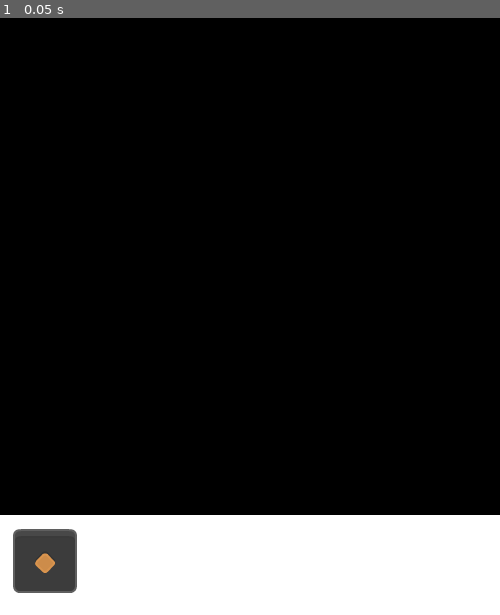
Above: before the commit, frame 1.
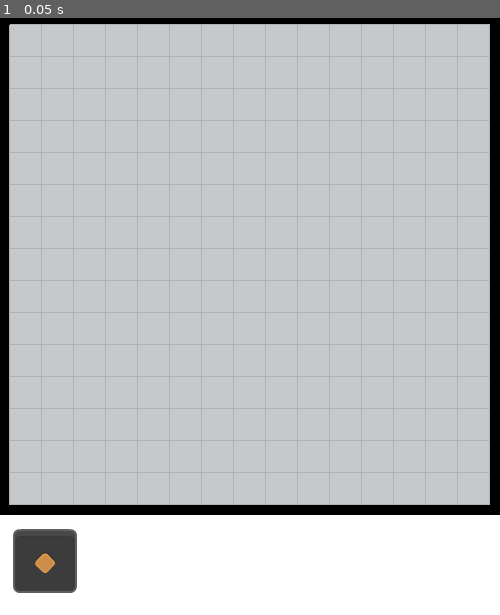
Above: after the commit, the same moment.

Repository: ricoapon/planet-cell
Game: Godot game, scene res://Scenes/menu.tscn
The game is run twice, just before and just after one commit, with the same random seed, the same clock (stepped at 60 frames per second) and the same inputs.
Inputs:
- Up to frame 1 (0.05 s): no input

The runs differ from the first frame. In frame 1, 78% of the frame differs, in the area x 1-98%, y 1-82%.
Error before the commit: Parse Error: Could not find base class "Block". (res://scenes/components/StartBlock.tscn::GDScript_e0ee3:1)

Commit message:
Update View

Diff:
--- a/Scenes/components/GridView.gd
+++ b/Scenes/components/GridView.gd
@@ -1,7 +1,6 @@
 extends Control
 
-@onready var BlockScene = preload("res://scenes/components/Block.tscn")
-@onready var StartBlockScene = preload("res://scenes/components/StartBlock.tscn")
+@onready var BlockScene = preload("res://scenes/components/blocks/BlockView.tscn")
 
 @export var width_in_pixels: int = 480
 @export var height_in_pixels: int = 480
@@ -10,7 +9,7 @@
 var height_in_cells = floor(float(height_in_pixels) / CELL_SIZE)
 const CELL_SIZE = 32
 
-var blocks = {}
+var grid = Grid.new(10, 10)
 
 func _ready():
 	# Make sure the grid is the size we need for drag and drop stuff.
@@ -28,45 +27,40 @@
 		var to = Vector2i(width_in_pixels, from.y)
 		draw_line(from, to, Color.html("#AEB2B5"))
 
-	place_block(Vector2i(2, 2))
-	place_block(Vector2i(2, 3))
-	place_block(Vector2i(5, 5))
-
-func place_block(pos: Vector2i):
-	var block = BlockScene.instantiate()
-	block.grid_pos = pos
-	block.grid_cell_size = CELL_SIZE
-	add_child(block)
-	blocks[pos] = block
-	block.connect("drag_start", on_start_block_drag)
-	block.z_index = 2
+func place_block(coordinate: Coordinate, block: AbstractBlock):
+	var block_scene = BlockScene.instantiate()
+	block_scene.init(coordinate, CELL_SIZE, block)
+	grid.setBlock(coordinate, block)
+	add_child(block_scene)
+	block_scene.connect("drag_start", on_start_block_drag)
+	block_scene.z_index = 2
 
 func _can_drop_data(_at_position, data):
-	return data == "BlockType:Basic"
+	return data is AbstractBlock
 
-func _drop_data(at_position, _data):
+func _drop_data(at_position, data):
 	var x = floor(float(at_position.x) / CELL_SIZE)
 	var y = floor(float(at_position.y) / CELL_SIZE)
-	place_block(Vector2i(x, y))
+	place_block(Coordinate.new(x, y), data)
 
 
-var start_drag_grid_position = null
+var start_drag_coordinate = null
 
-func on_start_block_drag(grid_position: Vector2i):
-	start_drag_grid_position = grid_position
+func on_start_block_drag(coordinate: Coordinate):
+	start_drag_coordinate = coordinate
 
-func _input(event):
-	# If dragging:
-	if start_drag_grid_position != null and event is InputEventMouseButton and not event.pressed and event.button_index == MOUSE_BUTTON_LEFT:
-		var mouse_pos = get_global_mouse_position()
-
-		# Find block under mouse
-		for pos in blocks.keys():
-			var block = blocks[pos]
-			if block.get_global_rect().has_point(mouse_pos):
-				add_line(start_drag_grid_position, pos)
-				break
-		start_drag_grid_position = null
+#func _input(event):
+	## If dragging:
+	#if start_drag_grid_position != null and event is InputEventMouseButton and not event.pressed and event.button_index == MOUSE_BUTTON_LEFT:
+		#var mouse_pos = get_global_mouse_position()
+#
+		## Find block under mouse
+		#for pos in blocks.keys():
+			#var block = blocks[pos]
+			#if block.get_global_rect().has_point(mouse_pos):
+				#add_line(start_drag_grid_position, pos)
+				#break
+		#start_drag_grid_position = null
 
 func add_line(from_grid_pos: Vector2i, to_grid_pos: Vector2i):
 	var line = Line2D.new()
--- /dev/null
+++ b/Scenes/components/blocks/BlockTextures.gd
@@ -0,0 +1,14 @@
+class_name BlockTextures
+
+static var BLOCK_TEXTURE: Dictionary = {
+	StarterBlock: preload("res://assets/blocks/environment_04.png"),
+	OutputBlock: preload("res://assets/blocks/environment_01.png"),
+	SplitBlock: preload("res://assets/blocks/environment_07.png")
+}
+
+static func get_texture_for_block(block: AbstractBlock) -> Texture2D:
+	for clazz in BLOCK_TEXTURE.keys():
+		if is_instance_of(block, clazz):
+			return BLOCK_TEXTURE[clazz]
+	push_error("Could not find texture for block " + block.get_class())
+	return null
--- a/Scenes/components/BlockView.gd
+++ b/Scenes/components/blocks/BlockView.gd
@@ -5,16 +5,24 @@
 extends ColorRect
 class_name BlockView
 
+
 const ACTUAL_SIZE: float = 64
-@export var grid_cell_size: int = 32
-@export var grid_pos: Vector2i
+var grid_cell_size: int = 32
+var coordinate: Coordinate
+var block: AbstractBlock
+
+func init(_coordinate: Coordinate, _grid_cell_size: int, _block: AbstractBlock):
+	coordinate = _coordinate
+	grid_cell_size = _grid_cell_size
+	block = _block
 
 func _ready():
-	position = Vector2(grid_pos.x, grid_pos.y) * grid_cell_size
+	position = Vector2(coordinate.x, coordinate.y) * grid_cell_size
 	scale = Vector2(grid_cell_size / ACTUAL_SIZE, grid_cell_size / ACTUAL_SIZE)
+	$Sprite2D.texture = BlockTextures.get_texture_for_block(block)
 
-signal drag_start(grid_position: Vector2i)
+signal drag_start(coordinate: Coordinate)
 
 func _gui_input(event: InputEvent):
 	if event is InputEventMouseButton and event.pressed and event.button_index == MOUSE_BUTTON_LEFT:
-		drag_start.emit(grid_pos)
+		drag_start.emit(coordinate)
--- a/Scenes/components/BlockView.tscn
+++ b/Scenes/components/blocks/BlockView.tscn
@@ -1,6 +1,6 @@
 [gd_scene load_steps=3 format=3 uid="uid://ch60wr0xnnchv"]
 
-[ext_resource type="Script" uid="uid://cnn6jbl3n8cdc" path="res://scenes/components/BlockView.gd" id="1_yn5ml"]
+[ext_resource type="Script" uid="uid://cnn6jbl3n8cdc" path="res://scenes/components/blocks/BlockView.gd" id="1_yn5ml"]
 [ext_resource type="Texture2D" uid="uid://dbagaicdpyvet" path="res://assets/blocks/environment_01.png" id="2_q2jkb"]
 
 [node name="BlockView" type="ColorRect"]
@@ -10,7 +10,6 @@
 offset_bottom = 32.0
 color = Color(0, 0, 0, 0)
 script = ExtResource("1_yn5ml")
-grid_cell_size = 64
 
 [node name="Sprite2D" type="Sprite2D" parent="."]
 position = Vector2(32, 32)
--- a/Scenes/components/StartBlock.tscn
+++ b/Scenes/components/blocks/StarterBlockView.tscn
@@ -1,8 +1,8 @@
-[gd_scene load_steps=2 format=3 uid="uid://blbalxw60shxh"]
+[gd_scene load_steps=2 format=3 uid="uid://ne8dbusr8py3"]
 
 [sub_resource type="GDScript" id="GDScript_e0ee3"]
-script/source = "extends Block
-class_name StartBlock
+script/source = "extends BlockView
+class_name StarterBlockView
 
 func _ready():
 	super._ready()
--- a/Scenes/menu.tscn
+++ b/Scenes/menu.tscn
@@ -16,6 +16,8 @@
 offset_top = 10.0
 offset_right = 10.0
 offset_bottom = 10.0
+width_in_pixels = 480
+height_in_pixels = 480
 
 [node name="Bottom" type="ColorRect" parent="."]
 offset_top = 500.0
--- a/Scenes/texture_rect.gd
+++ b/Scenes/texture_rect.gd
@@ -9,4 +9,5 @@
 	preview.modulate = Color(1, 1, 1, 0.8)
 
 	set_drag_preview(c)
-	return "BlockType:Basic"
+	# The data must be the model of the block.
+	return SplitBlock.new()
Not shown, added: Scenes/components/blocks/BlockTextures.gd.uid
Renamed: Scenes/components/BlockView.gd.uid -> Scenes/components/blocks/BlockView.gd.uid
